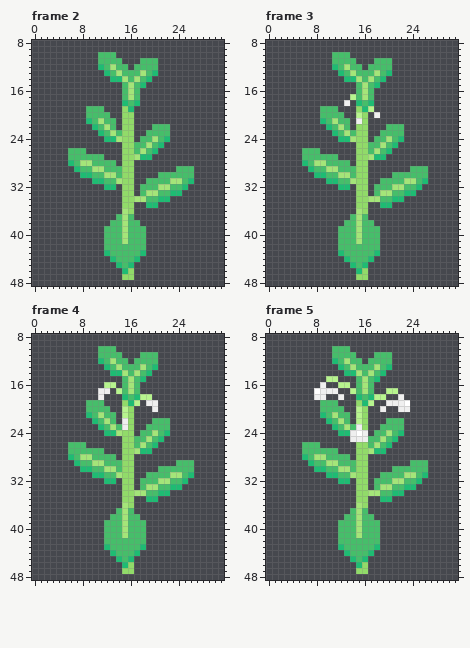
One commit to this pixel-art file: assets/Flowers/Jewelweed/jewelweed_bloom.ase. Above: the version before the commit.
32x64 pixels, 11 frames. Shown: frame 2: x 0..31, y 8..48; frame 3: x 0..31, y 8..48; frame 4: x 0..31, y 8..48; frame 5: x 0..31, y 8..48. The commit also changed other frames, which this record leaves out.
The same view after the edit:
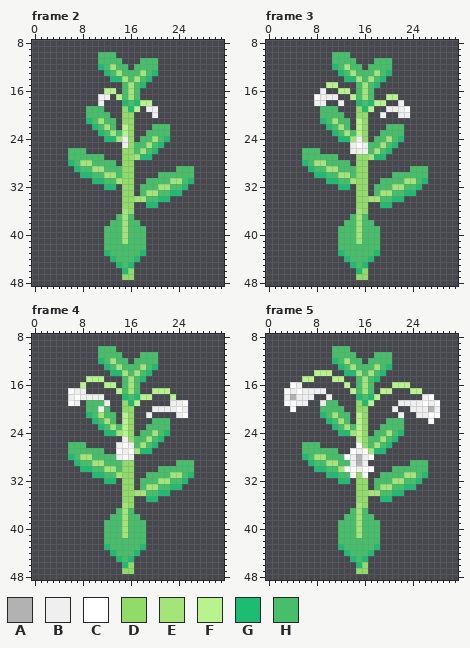
Palette (. is transparent): A #b2b2b2  B #efefef  C #ffffff  D #91db69  E #a4e579  F #b7f48e  G #1ebc73  H #46be6a
Difference:
Changed rows in their new state; - is an unchanged pixel.
Frame 2:
first column x 11:
16 -FF-------
17 BB-F------
18 B------FF-
19 ------F-BB
20 ---------B
22 ----F-----
23 ----F-----
24 ----B-----
25 ----B-----
Frame 3:
first column x 8:
15 --FF------------
16 -B--FF----------
17 CBBB--------FF--
18 BB--B.----FF--B-
19 ------------BBBC
20 -------D--.B--BB
21 -------F--------
22 -------F--------
23 -------F--------
24 -------B--------
25 ------BCB-------
26 ------BBB-------
Frame 4:
first column x 6:
15 ---FFF--------------
16 --F-----------------
17 CBB--..-------FFF---
18 BCBBB------------F--
19 CB----B------..--BBC
20 -----B---D-----BBBCB
21 -------------B----BC
22 ---------F----------
23 ---------F----------
24 ---------F----------
25 ---------B----------
26 --------BCB---------
27 --------CBC---------
28 --------BCB---------
Frame 5:
first column x 3:
14 -----FFF------------------
15 ---FF--.-F----------------
16 -CB---.--.--------FFF-----
17 CBCBBB-..-------F-.--FF---
18 BABBB..B-.------.--.---BC-
19 CCBB--B----------..-BBBCBC
20 -C----------D---.-B..BBBAB
21 -------------------B--BBCC
22 ------------------------C-
23 ------------F-------------
24 -----------EFD------------
25 -----------.FD------------
26 ------------C-------------
27 -----------CBC------------
28 ----------CBABC-----------
29 -----------BAB------------
30 ----------CCBCC-----------
31 -----------C-C------------
